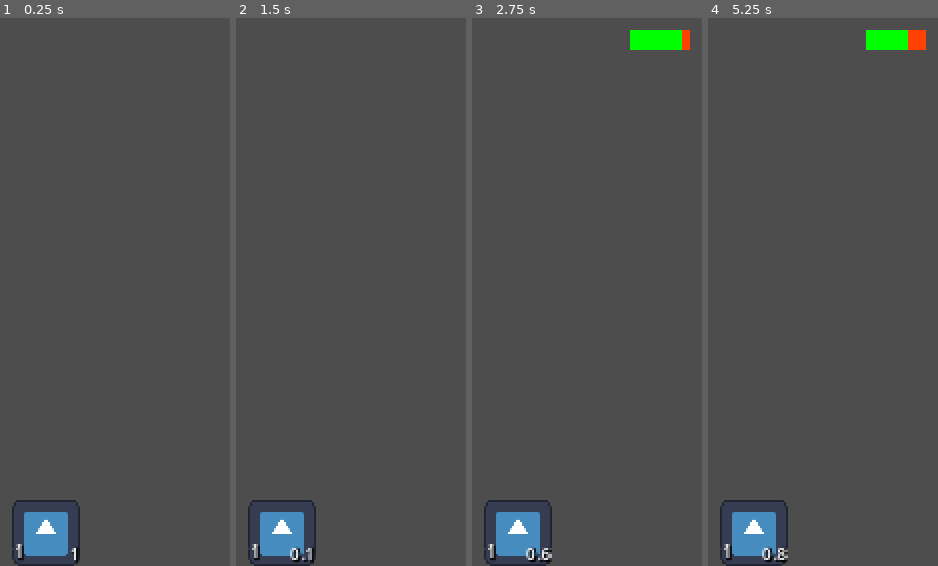
Above: before the commit, frames 1-4 (left to right).
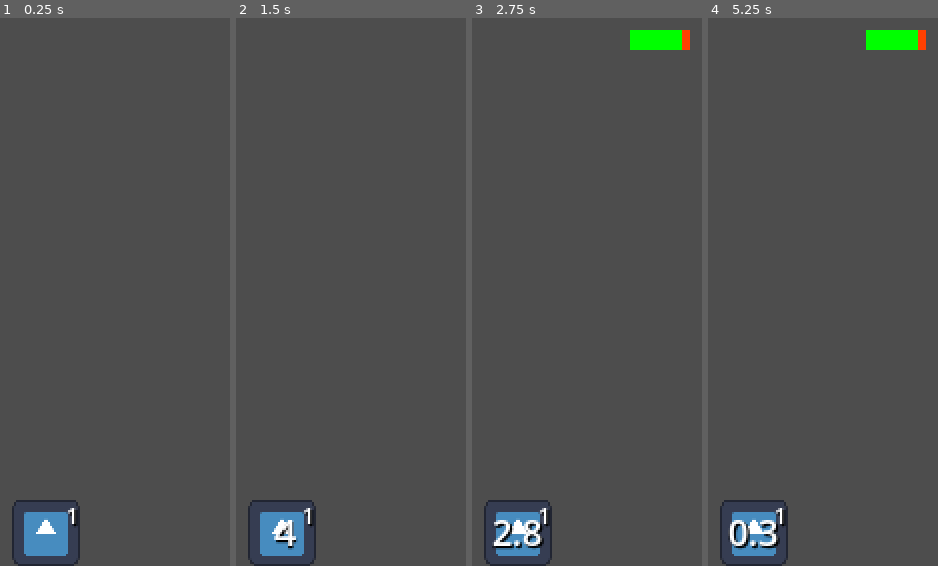
Above: after the commit, the same moments.

Repository: lestercantor/ActionRoguelite
Game: Godot game, scene res://test_world.tscn
The game is run twice, just before and just after one commit, with the same random seed, the same clock (stepped at 60 frames per second) and the same inputs. The engine's default icon, where the game draws it, is replaced by a stand-in: a white triangle on a blue panel in a dark square.
Inputs (mouse positions are in pixels of both pictures, inside the frame that each line leads up to):
- Up to frame 1 (0.25 s): no input
- Up to frame 2 (1.5 s): click "1" at 0.5 s; tap Enter at 1.25 s; move the mouse to (outside the picture) at 1.27 s; hold Right (ui_right) from 1.28 s (still down); hold Space (dash) from 1.28 s (still down)
- Up to frame 3 (2.75 s): click (outside the picture) at 1.55 s; move the mouse to (outside the picture) at 2.02 s; release Right (ui_right) at 2.03 s; release Space (dash) at 2.03 s; hold Down (ui_down) from 2.03 s (still down); click (outside the picture) at 2.1 s; tap Space (dash) at 2.3 s
- Up to frame 4 (5.25 s): move the mouse to (outside the picture) at 2.77 s; release Down (ui_down) at 2.78 s; hold Right (ui_right) 2.78-3.53 s; hold K (add_damage) 2.78-3.53 s; click (outside the picture) at 3.05 s; move the mouse to (outside the picture) at 3.52 s; hold Up (ui_up) 3.53-4.28 s; tap Space (dash) at 3.6, 4.25, 5.1 s; move the mouse to (outside the picture) at 4.27 s; press the mouse at (outside the picture) at 4.28 s; hold Left (ui_left) from 4.28 s (still down); tap Enter at 5 s; move the mouse to (outside the picture) at 5.02 s; release the mouse at (outside the picture) at 5.03 s

The runs differ from the first frame. In frame 1, 0.2% of the frame differs, in the area x 6-34%, y 89-100%; in frame 2, 0.7%; in frame 3, 1.1%; in frame 4, 1.3%, in the area x 6-92%, y 2-100%.
Error in both runs: Invalid call. Nonexistent function 'apply_upgrade' in base 'Nil'. (res://Entity/Enemies/Enemy.gd:23)

Commit message:
see desc
- added dash cooldown timer
- mini change to ability button ui
- reorganised current abilities to different folders

Diff:
--- a/Components/EntityMovement.gd
+++ b/Components/EntityMovement.gd
@@ -4,16 +4,27 @@
 @export var actor: CharacterBody2D
 # Slide angle is mainly for platformers
 @export var min_slide_angle: float = 0.2
+@export var dash_timer: Timer
+
+var can_dash: bool = true
+var dash_cooldown: float = 1.5
 
 func _ready() -> void:
+	dash_timer.timeout.connect(reset_dash)
 	actor.wall_min_slide_angle = min_slide_angle
 	# Motion mode is mainly for platformers
 	# And floating helps for top down perspective
 	actor.motion_mode = actor.MOTION_MODE_FLOATING
 
-func _physics_process(delta: float) -> void:
+func _physics_process(_delta: float) -> void:
 	actor.move_and_slide()
 
 
 func dash(dash_speed: float, direction: Vector2, max_speed: float) -> void:
-	actor.velocity = direction.normalized() * max_speed * dash_speed
+	if can_dash:
+		actor.velocity = direction.normalized() * max_speed * dash_speed
+		can_dash = false
+		dash_timer.start(dash_cooldown)
+
+func reset_dash() -> void:
+	can_dash = true
--- a/Components/EntityMovementVelocityInput.gd
+++ b/Components/EntityMovementVelocityInput.gd
@@ -9,7 +9,7 @@
 	movement_input = Input.get_vector("ui_left","ui_right","ui_up","ui_down")
 
 	if movement_input.length() > 0:
-		actor.velocity = actor.velocity.move_toward(movement_input.normalized() * owner.stats.movement_stats.max_speed,
+		actor.velocity = actor.velocity.move_toward(movement_input.normalized() * actor.stats.movement_stats.max_speed,
 		actor.stats.movement_stats.acceleration * delta)
 	else:
 		actor.velocity = actor.velocity.move_toward(Vector2.ZERO, actor.stats.movement_stats.friction * delta)
--- a/Entity/Entity.tscn
+++ b/Entity/Entity.tscn
@@ -9,9 +9,14 @@
 
 [node name="Sprite2D" type="Sprite2D" parent="."]
 
-[node name="EntityMovement" type="Node" parent="." node_paths=PackedStringArray("actor")]
+[node name="EntityMovement" type="Node" parent="." node_paths=PackedStringArray("actor", "dash_timer")]
 script = ExtResource("1_wra3q")
 actor = NodePath("..")
+dash_timer = NodePath("DashTimer")
+
+[node name="DashTimer" type="Timer" parent="EntityMovement"]
+wait_time = 1.5
+one_shot = true
 
 [node name="EntityCollisionShape" type="CollisionShape2D" parent="."]
 
--- a/Entity/Player/player.gd
+++ b/Entity/Player/player.gd
@@ -5,7 +5,7 @@
 @onready var hitbox_component: HitboxComponent = $MeleeWeaponComponent/HitboxComponent
 @onready var weapon_component: WeaponComponent = $MeleeWeaponComponent
 
-var ability1: Ability = Fireball.new()
+var ability1: Ability = IceShard.new()
 
 var time: float = 0
 
--- a/UI/ability_button.gd
+++ b/UI/ability_button.gd
@@ -23,7 +23,10 @@
 	set_process(false)
 
 func _process(delta: float) -> void:
-	cooldown.text = "%3.1f" % timer.time_left
+	if timer.time_left >= 3:
+		cooldown.text = "%2.0f" % floorf(timer.time_left)
+	else:
+		cooldown.text = "%3.1f" % (timer.time_left)
 
 func _on_pressed() -> void:
 	if ability == null:
@@ -39,6 +42,6 @@
 
 
 func _on_timer_timeout() -> void:
-	disabled = false
 	cooldown.text = ""
 	set_process(false)
+	disabled = false
--- a/UI/ability_button.tscn
+++ b/UI/ability_button.tscn
@@ -20,33 +20,28 @@
 
 [node name="KeyPress" type="Label" parent="."]
 layout_mode = 1
-anchors_preset = 2
-anchor_top = 1.0
-anchor_bottom = 1.0
-offset_top = -23.0
-offset_right = 40.0
-grow_vertical = 0
+anchors_preset = 1
+anchor_left = 1.0
+anchor_right = 1.0
+offset_left = -40.0
+offset_bottom = 23.0
+grow_horizontal = 0
 theme_override_colors/font_shadow_color = Color(0, 0, 0, 1)
-theme_override_font_sizes/font_size = 12
+theme_override_font_sizes/font_size = 14
 text = "1"
-vertical_alignment = 2
+horizontal_alignment = 2
 
 [node name="Cooldown" type="Label" parent="."]
 layout_mode = 1
-anchors_preset = 3
-anchor_left = 1.0
-anchor_top = 1.0
+anchors_preset = 15
 anchor_right = 1.0
 anchor_bottom = 1.0
-offset_left = -40.0
-offset_top = -23.0
-grow_horizontal = 0
-grow_vertical = 0
+grow_horizontal = 2
+grow_vertical = 2
 theme_override_colors/font_shadow_color = Color(0, 0, 0, 1)
-theme_override_font_sizes/font_size = 10
-text = "1"
-horizontal_alignment = 2
-vertical_alignment = 2
+theme_override_font_sizes/font_size = 22
+horizontal_alignment = 1
+vertical_alignment = 1
 
 [node name="Timer" type="Timer" parent="."]
 
--- a/Weapons/Projectiles/Ability.gd
+++ b/Weapons/Projectiles/Ability.gd
@@ -16,7 +16,7 @@
 var projectile_scene: PackedScene
 
 func _init() -> void:
-	projectile_scene = load("res://Weapons/Projectiles/" + name +".tscn")
+	projectile_scene = load("res://Weapons/Projectiles/" + name + "/" + name + ".tscn")
 
 func button_data(button: AbilityButton) -> Ability:
 	button.timer.wait_time = cooldown
--- a/Weapons/Projectiles/Fireball.tscn
+++ /dev/null
@@ -1,5 +0,0 @@
-[gd_scene load_steps=2 format=3 uid="uid://b85qsasf2tp8"]
-
-[ext_resource type="PackedScene" uid="uid://blusjk6mhhglr" path="res://Weapons/Projectiles/Base_Projectile.tscn" id="1_whe53"]
-
-[node name="BaseProjectile" instance=ExtResource("1_whe53")]
--- /dev/null
+++ b/Weapons/Projectiles/Fireball/Fireball.tscn
@@ -0,0 +1,5 @@
+[gd_scene load_steps=2 format=3 uid="uid://b85qsasf2tp8"]
+
+[ext_resource type="PackedScene" uid="uid://blusjk6mhhglr" path="res://Weapons/Projectiles/Base_Projectile.tscn" id="1_uwy2u"]
+
+[node name="BaseProjectile" instance=ExtResource("1_uwy2u")]
--- a/Weapons/Projectiles/Ice Shard.tscn
+++ /dev/null
@@ -1,5 +0,0 @@
-[gd_scene load_steps=2 format=3 uid="uid://bdqm6x0cgbajd"]
-
-[ext_resource type="PackedScene" uid="uid://blusjk6mhhglr" path="res://Weapons/Projectiles/Base_Projectile.tscn" id="1_qiqh6"]
-
-[node name="BaseProjectile" instance=ExtResource("1_qiqh6")]
--- /dev/null
+++ b/Weapons/Projectiles/Ice Shard/Ice Shard.tscn
@@ -0,0 +1,5 @@
+[gd_scene load_steps=2 format=3 uid="uid://bdqm6x0cgbajd"]
+
+[ext_resource type="PackedScene" uid="uid://blusjk6mhhglr" path="res://Weapons/Projectiles/Base_Projectile.tscn" id="1_sitt1"]
+
+[node name="BaseProjectile" instance=ExtResource("1_sitt1")]
--- /dev/null
+++ b/Weapons/Projectiles/Ice Shard/Ice_Shard.gd
@@ -0,0 +1,12 @@
+extends Ability
+class_name IceShard
+
+func _init() -> void:
+	damage = 85
+	name = "Ice Shard"
+	speed = 150
+	decay_timer = 5
+	mana_cost = 1
+	cooldown = 5
+
+	super()
--- a/Weapons/Projectiles/RES_Fireball.tres
+++ /dev/null
@@ -1,12 +0,0 @@
-[gd_resource type="Resource" script_class="Ability" load_steps=2 format=3 uid="uid://0wiiebrnr8a4"]
-
-[ext_resource type="Script" path="res://Weapons/Projectiles/Ability.gd" id="1_06868"]
-
-[resource]
-script = ExtResource("1_06868")
-damage = 100.0
-name = "Fireball"
-speed = 150.0
-decay_timer = 1.0
-mana_cost = 30.0
-cooldown = 0.0
--- a/Weapons/Projectiles/RES_Ice_Shard.tres
+++ /dev/null
@@ -1,11 +0,0 @@
-[gd_resource type="Resource" script_class="Ability" load_steps=2 format=3 uid="uid://gn2f2wqpmthl"]
-
-[ext_resource type="Script" path="res://Weapons/Projectiles/Ability.gd" id="1_30yph"]
-
-[resource]
-script = ExtResource("1_30yph")
-damage = 85.0
-name = "Ice Shard"
-speed = 150.0
-decay_timer = 5.0
-mana_cost = 25.0
Renamed: Weapons/Projectiles/Fireball.gd -> Weapons/Projectiles/Fireball/Fireball.gd
